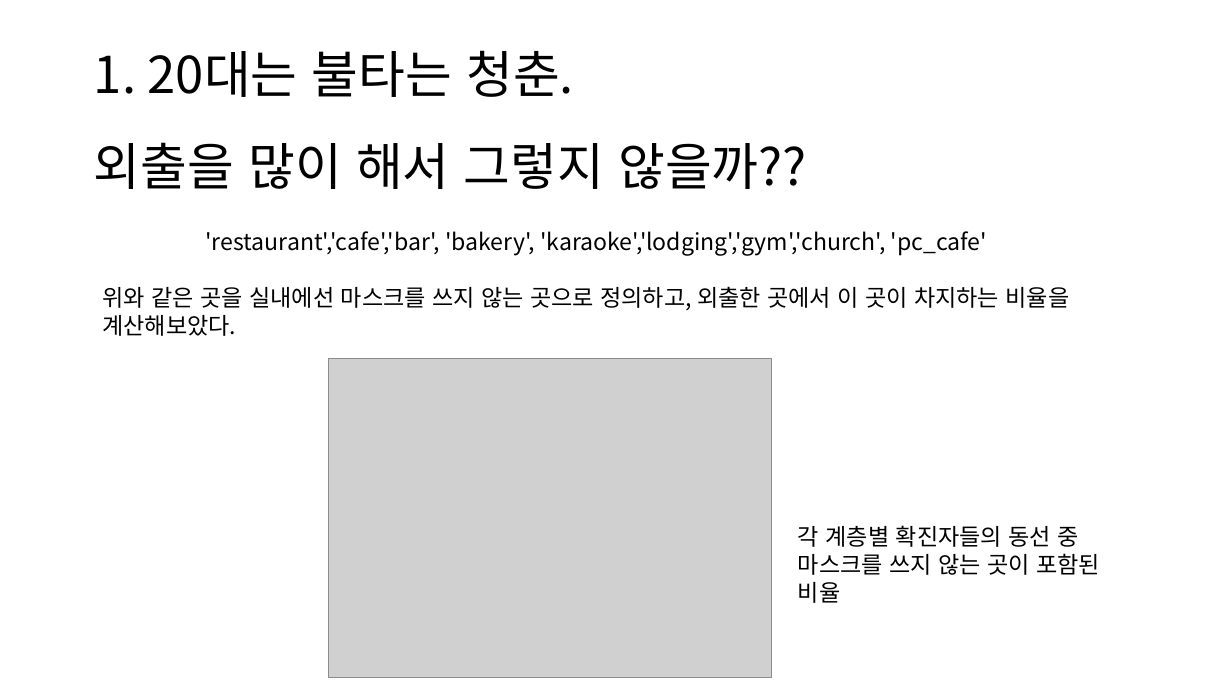
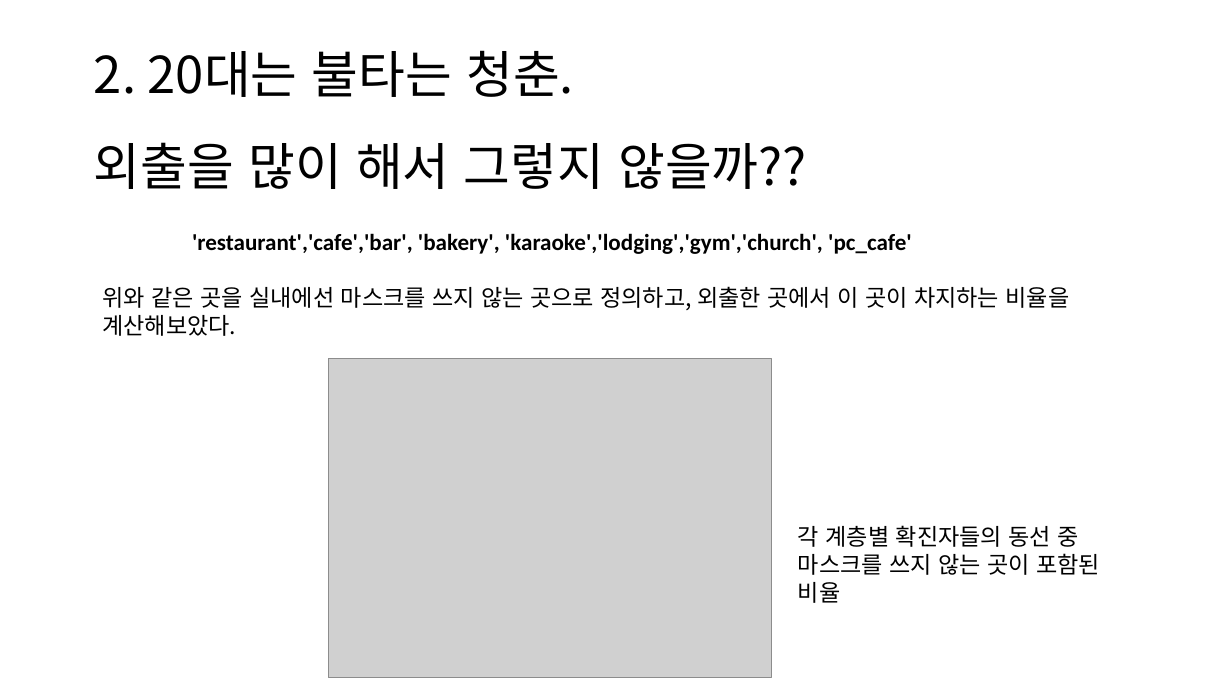
Before and after one commit to JooEHyeon/CORONA19_data_analysis, a slide deck: slide 19 of 최종합본.pptx (slide 11 before the commit). Drawn at 1232x693 pixels with LibreOffice and Linux fonts; fonts in the diff are those of the drawing; grey boxes stand for pictures. Boxes give left, top, right and bottom in pixels: in the first picture for what was removed or moved away, otherwise in the second. Text is boxed around its words. In the diff, an @@ line names an element or a change of style, - is before the commit and + after.

```diff
--- a/최종합본.pptx
+++ b/최종합본.pptx
@@ title at [94,50,806,189]: text changed @@
-1. 20대는 불타는 청춘.
-외출을 많이 해서 그렇지 않을까??
+2. 20대는 불타는 청춘.
+외출을 많이 해서 그렇지 않을까??
@@ text "'restaurant','cafe','bar', 'bakery', 'karaoke','lodging','gy ...": place and size @@
-text "'restaurant','cafe','bar', 'bakery', 'karaoke','lodging','gy ..." at [205,231,987,256]
+text "'restaurant','cafe','bar', 'bakery', 'karaoke','lodging','gy ..." at [192,233,912,254]
@@ text "'restaurant','cafe','bar', 'bakery', 'karaoke','lodging','gy ..." at [192,233,912,254]: font Noto Sans CJK KR to Calibri, bold on @@
```
Also in this commit, not shown: 10 other slides changed, 15 slides added.
